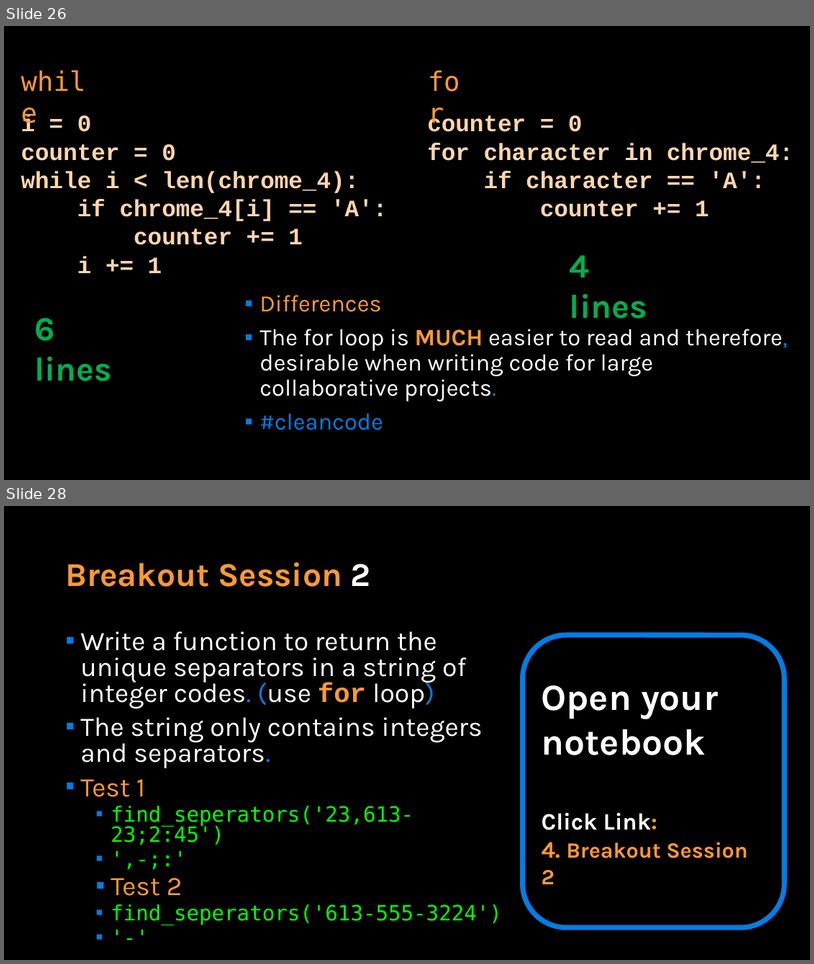
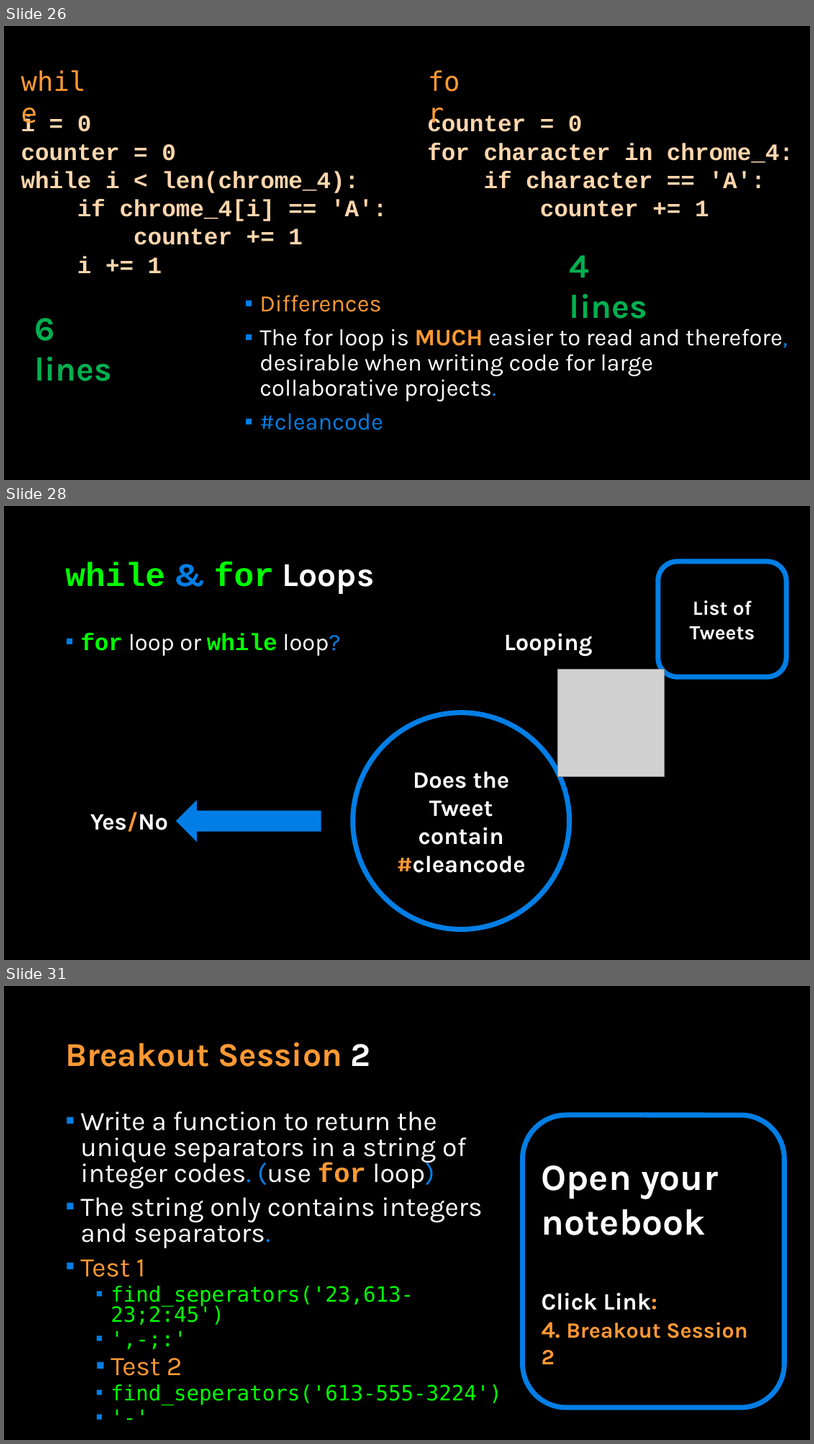
Before and after one commit to APS106/APS106-winter-2023-kinsella-goodfellow, a slide deck: lectures/week6/lecture1/slides/week6_lecture1.pptx. Shown one above the other, each under a label of ours: slides 26 and 28 before the commit, slides 26, 28 and 31 after it; the slides between them are not shown. The pictures are 814x964 and 814x1444 pixels, drawn with LibreOffice and Linux fonts; fonts in the diff are those of the drawing; grey boxes stand for pictures; background and template pictures are left out. Boxes give left, top, right and bottom in pixels: in the first picture for what was removed or moved away, otherwise in the second. Text is boxed around its words. In the diff, an @@ line names an element or a change of style, - is before the commit and + after.

```diff
--- a/lectures/week6/lecture1/slides/week6_lecture1.pptx
+++ b/lectures/week6/lecture1/slides/week6_lecture1.pptx
@@ slide 28 added at [4,506,810,960], background picture (left out) @@
@@ title added at [65,563,375,594], 39.6 pt, text #00FF00, bold @@
+while & for Loops
@@ rounded rectangle added at [658,561,787,677], outline #017EE5 6 pt, 24 pt, text #FFFFFF, bold @@
+List of Tweets
@@ text added at [80,633,340,656], 28 pt, text #FFFFFF @@
+▪ for loop or while loop?
@@ text added at [504,633,593,656], 28 pt, text #FFFFFF, bold @@
+Looping
@@ picture added at [558,669,665,777] @@
@@ ellipse added at [353,713,570,929], outline #017EE5 6 pt, 28 pt, text #FFFFFF, bold @@
+Does the Tweet contain #cleancode
@@ right arrow added at [176,800,322,842], fill #017EE5 @@
@@ text added at [90,811,168,831], 28 pt, text #FFFFFF, bold @@
+Yes/No
@@ what was slide 28 is now slide 31 @@
```
Also in this commit, not shown: 2 slides changed, 2 other slides added, 9 other files.
